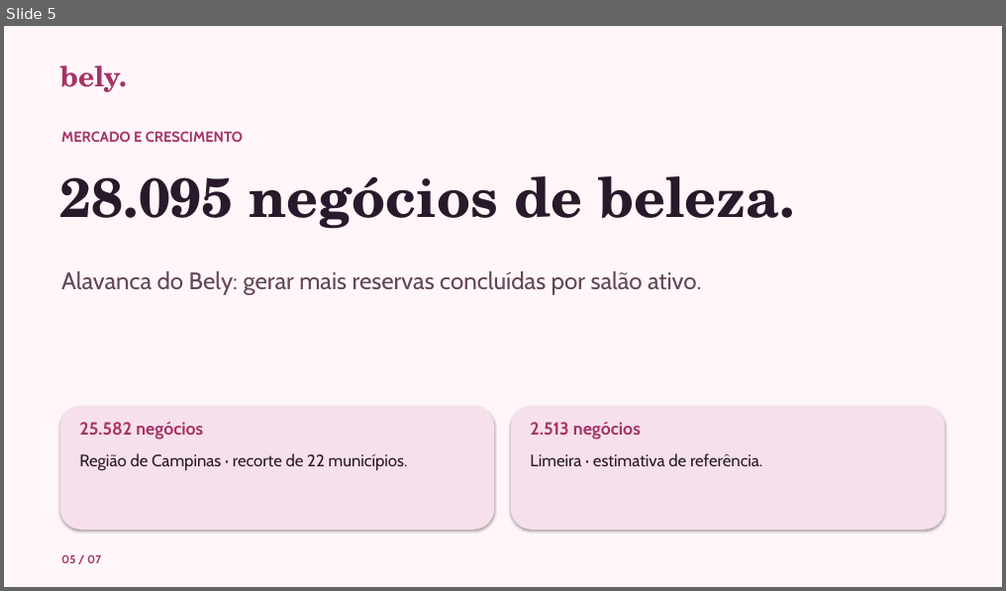
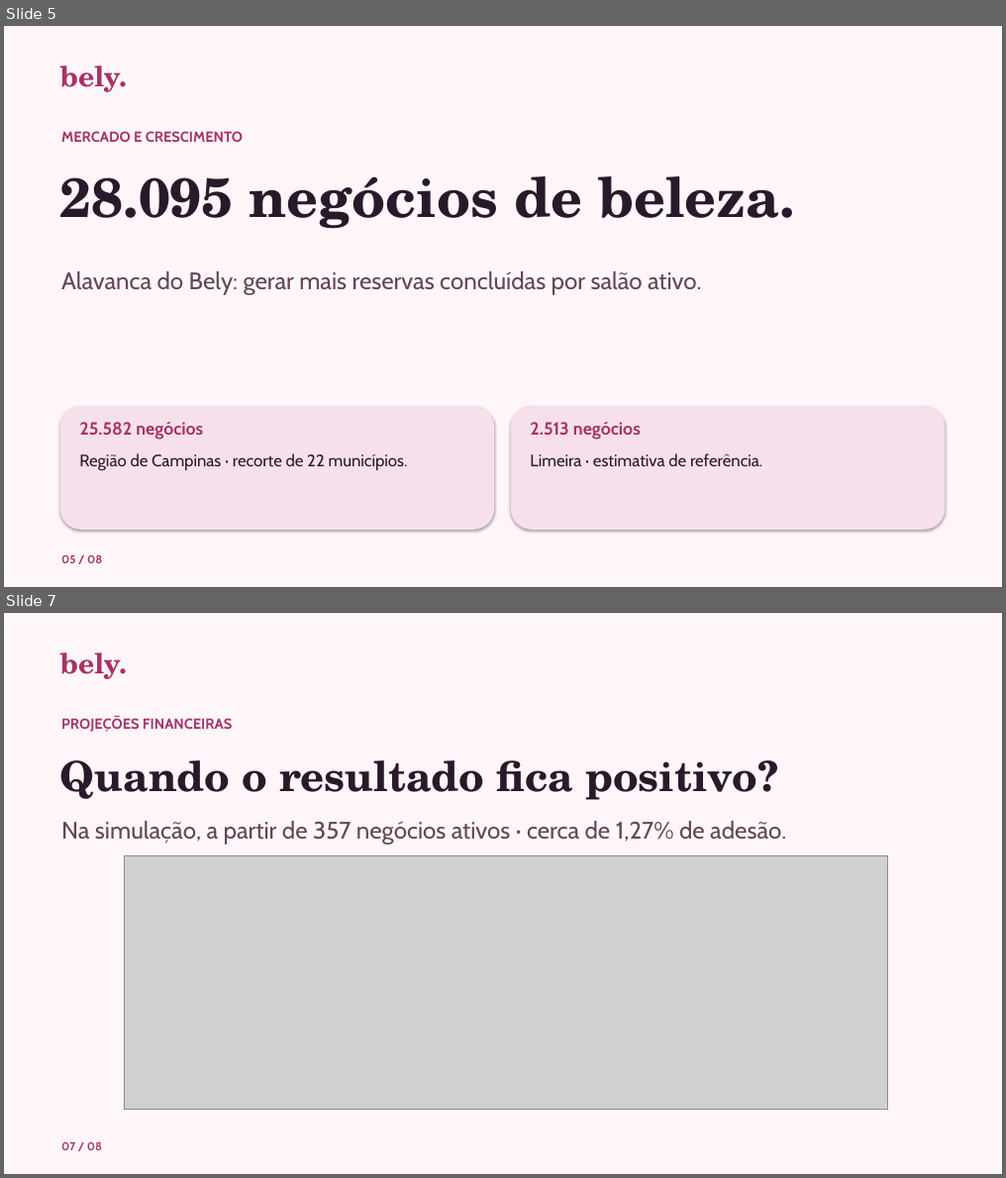
Before and after one commit to camilalordelo1/bely, a slide deck: bely-pitch.pptx. Shown one above the other, each under a label of ours: slide 5 before the commit, slides 5 and 7 after it; the slides between them are not shown. The pictures are 1006x591 and 1006x1178 pixels, drawn with LibreOffice and Linux fonts; fonts in the diff are those of the drawing; grey boxes stand for pictures. Boxes give left, top, right and bottom in pixels: in the first picture for what was removed or moved away, otherwise in the second. Text is boxed around its words. In the diff, an @@ line names an element or a change of style, - is before the commit and + after.

```diff
--- a/bely-pitch.pptx
+++ b/bely-pitch.pptx
@@ slide 7 added at <box>4,613,1002,1174</box>, background #FFF6FA @@
@@ text added at <box>60,653,127,679</box>, 27 pt, text #A63367, bold @@
+bely.
@@ text added at <box>61,716,232,732</box>, 14 pt, text #A63367, bold @@
+PROJEÇÕES FINANCEIRAS
@@ text added at <box>60,761,778,800</box>, 40 pt, text #281A2B, bold @@
+Quando o resultado fica positivo?
@@ text added at <box>61,821,786,845</box>, 23 pt, text #624656 @@
+Na simulação, a partir de 357 negócios ativos · cerca de 1,27% de adesão.
@@ picture added at <box>124,857,887,1109</box> @@
@@ text added at <box>61,1143,102,1151</box>, 11 pt, text #A63367, bold @@
+07 / 08
@@ slide 5 changed as well @@
@@ text at <box>61,556,102,564</box>: text changed @@
-05 / 07
+05 / 08
```
Also in this commit, not shown: 5 other slides changed, 1 other slide added, 1 slide removed, 3 other files.
